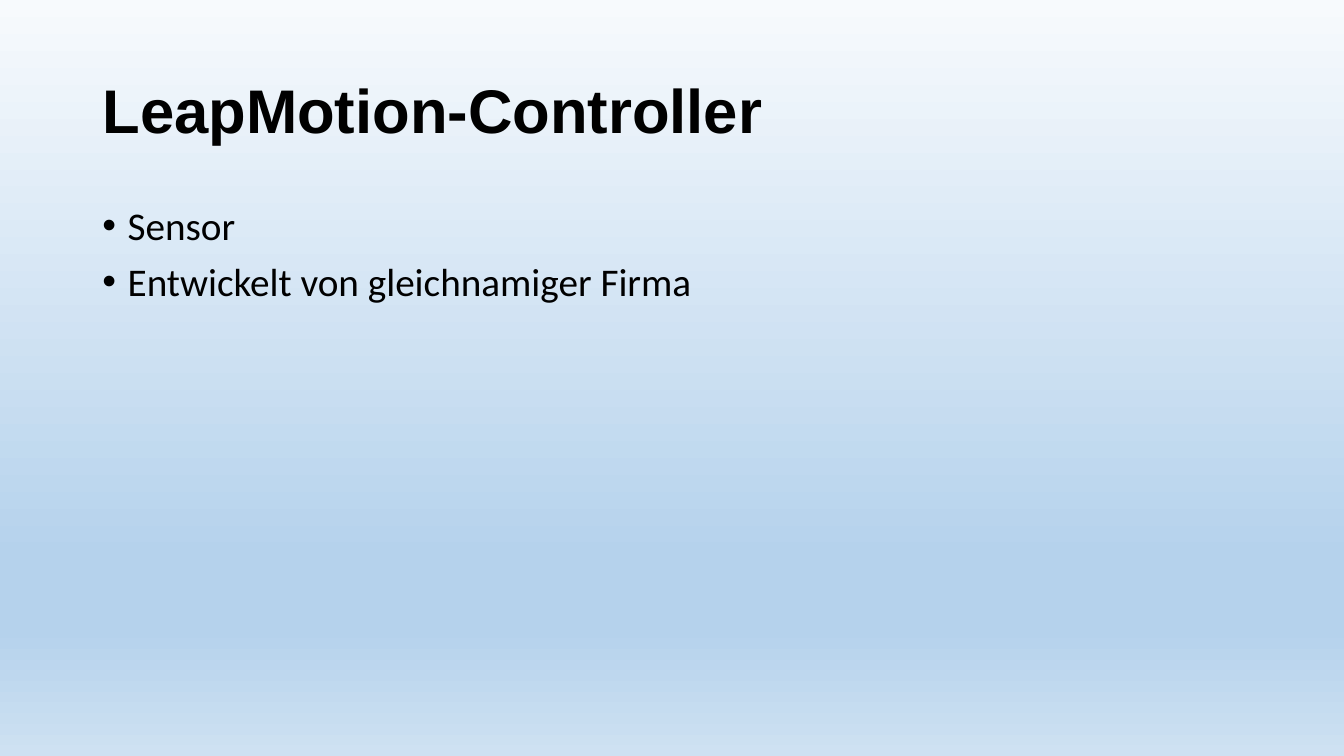
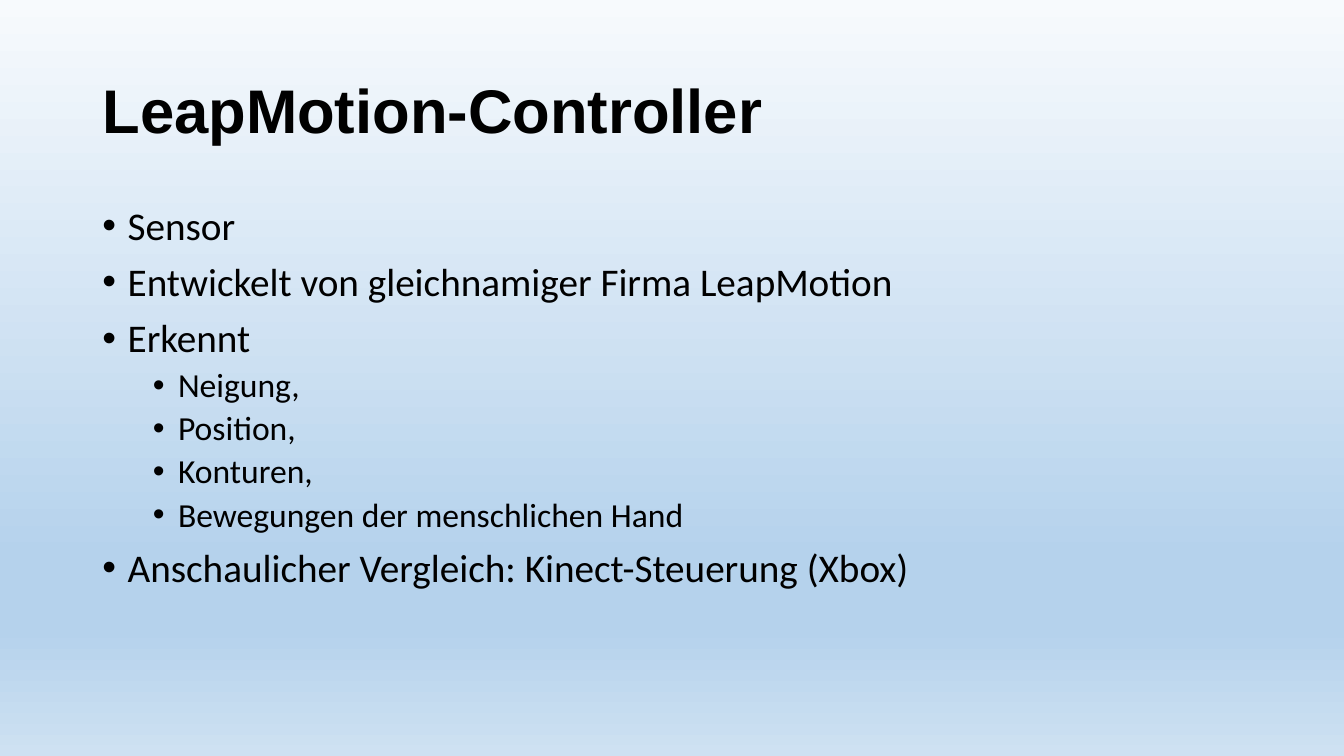
Before and after one commit to LeapMotionRobotTeam/Projekt-Roboter_mit_LeapMotion, a slide deck: slide 9 of Allgemeines/praesentation.pptx. Drawn at 1344x756 pixels with LibreOffice and Linux fonts; fonts in the diff are those of the drawing. Boxes give left, top, right and bottom in pixels: in the first picture for what was removed or moved away, otherwise in the second. Text is boxed around its words. In the diff, an @@ line names an element or a change of style, - is before the commit and + after.

```diff
--- a/Allgemeines/praesentation.pptx
+++ b/Allgemeines/praesentation.pptx
@@ text at [128,268,908,589]: text changed @@
-• Entwickelt von gleichnamiger Firma
+• Entwickelt von gleichnamiger Firma LeapMotion
+• Erkennt
+  • Neigung,
+  • Position,
+  • Konturen,
+  • Bewegungen der menschlichen Hand
+• Anschaulicher Vergleich: Kinect-Steuerung (Xbox)
```
Also in this commit, not shown: 2 slides added, 2 other files.
